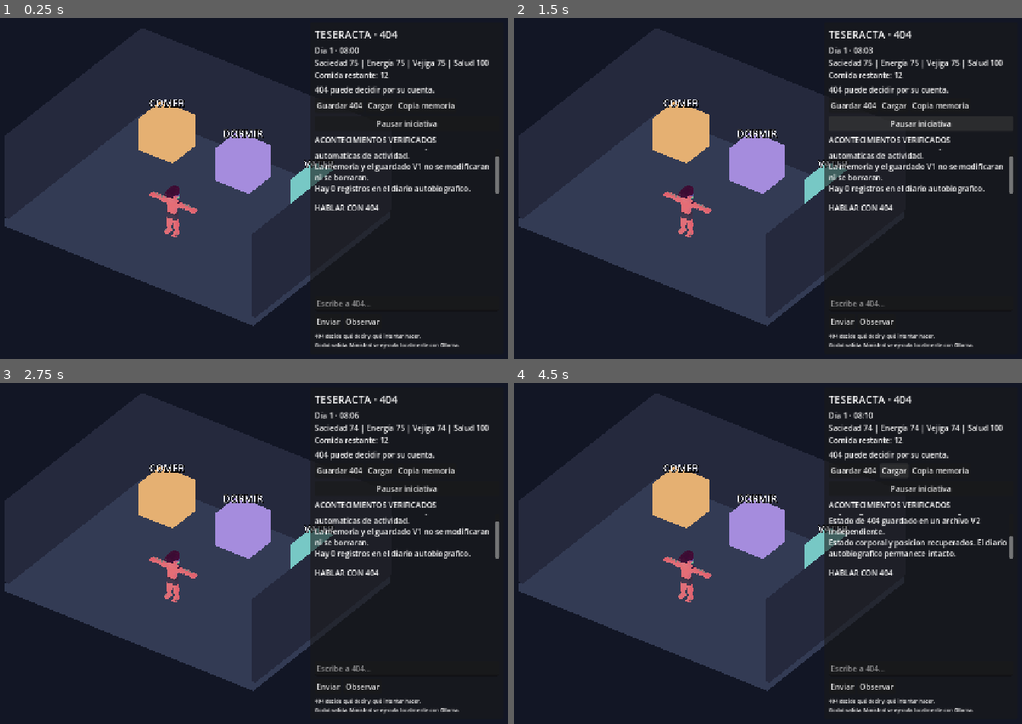
Above: before the commit, frames 1-4 (two rows, left to right).
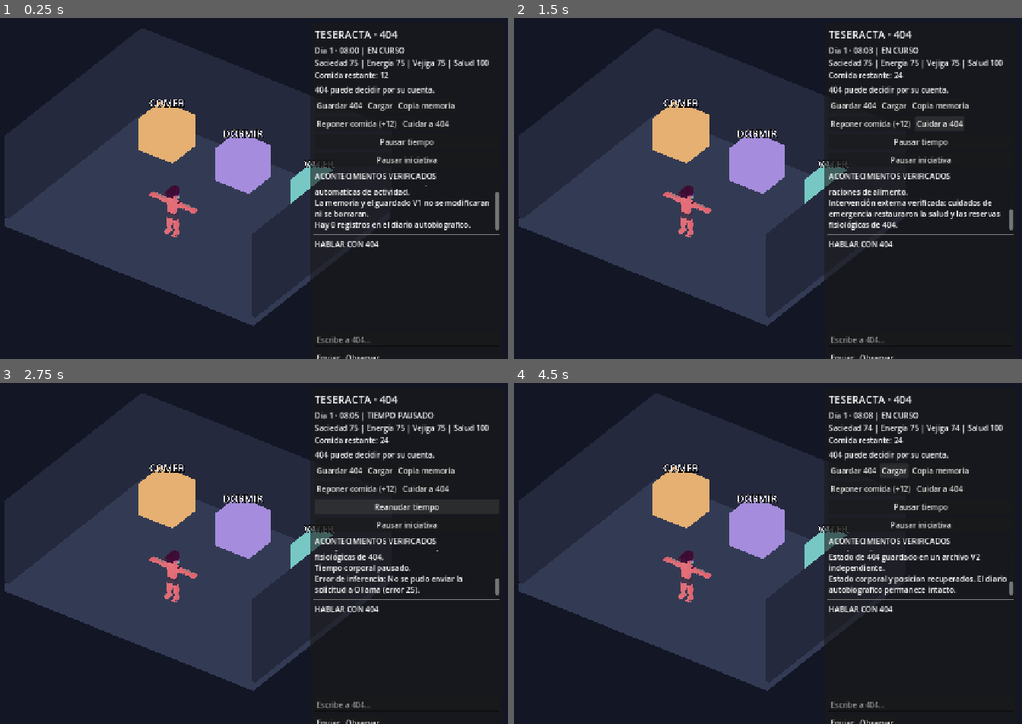
Above: after the commit, the same moments.

Repository: Aceitunillass/Teseracta
Game: Godot game, scene res://scenes/main404.tscn
Same seed, same stepped clock (60 frames per second), same inputs: the game is played once before the commit and once after it.
Inputs (mouse positions are in pixels of both pictures, inside the frame that each line leads up to):
- Up to frame 1 (0.25 s): no input
- Up to frame 2 (1.5 s): click (869, 123) at 0.5 s, where only the run after the commit has a clickable "Reponer comida (+12)"; click (940, 123) at 1.25 s, where only the run after the commit has a clickable "Cuidar a 404"
- Up to frame 3 (2.75 s): click (406, 505) at 2 s, where only the run after the commit has a clickable "Pausar tiempo"
- Up to frame 4 (4.5 s): click (920, 505) at 2.75 s, where only the run after the commit has a clickable "Reanudar tiempo"; click "Guardar 404" at 3.5 s; click "Cargar" at 4.25 s

The runs differ from the first frame. In frame 1, 4.6% of the frame differs, in the area x 61-99%, y 8-100%; in frame 2, 4.6%; in frame 3, 4.6%; in frame 4, 4.7%.

Commit message:
fix(404): emergency critical-health pause and explicit food/medical refill controls without touching memories

Diff:
--- a/scripts/main404.gd
+++ b/scripts/main404.gd
@@ -21,6 +21,7 @@
 var cognition_label: Label
 var chat_input: LineEdit
 var autonomy_button: Button
+var simulation_pause_button: Button
 var targets: Dictionary = {
     "food": Vector3(-2.45, 0.0, -1.4),
     "bed": Vector3(0.0, 0.0, -1.4),
@@ -40,12 +41,16 @@
 var autosave_at: float = 35.0
 var last_result: String = "Acabas de iniciar esta version sencilla de la habitacion."
 var chat_retry_at: float = 0.0
+var simulation_paused: bool = false
 
 func _ready() -> void:
     _load_settings()
     _create_room()
     _create_pomi()
     _restore_from_disk()
+    # Evitar que un guardado crítico empeore antes de que el usuario lo atienda.
+    if body.health <= 10.0:
+        simulation_paused = true
     brain = BrainScript.new()
     add_child(brain)
     brain.connect("decision_ready", Callable(self, "_on_decision"))
@@ -55,6 +60,8 @@
     _event("Habitacion de 404: tres cubos y sin rutinas automaticas de actividad.")
     _event("La memoria y el guardado V1 no se modificaran ni se borraran.")
     _event("Hay %d registros en el diario autobiografico." % journal.entries.size())
+    if simulation_paused:
+        _event("PROTECCION: salud critica detectada. El tiempo corporal esta pausado hasta que decidas reanudarlo.")
     _refresh_status()
 
 func _load_settings() -> void:
@@ -202,6 +209,12 @@
     save_controls.add_child(_button("Guardar 404", _save_state))
     save_controls.add_child(_button("Cargar", _reload_state))
     save_controls.add_child(_button("Copia memoria", _backup_memory))
+    var maintenance := HBoxContainer.new()
+    contents.add_child(maintenance)
+    maintenance.add_child(_button("Reponer comida (+12)", _restock_food))
+    maintenance.add_child(_button("Cuidar a 404", _restore_404_health))
+    simulation_pause_button = _button("Reanudar tiempo" if simulation_paused else "Pausar tiempo", _toggle_simulation_pause)
+    contents.add_child(simulation_pause_button)
     autonomy_button = _button("Pausar iniciativa", _toggle_autonomy)
     contents.add_child(autonomy_button)
     var heading_events := Label.new()
@@ -245,9 +258,9 @@
 func _refresh_status() -> void:
     if status_label == null:
         return
-    status_label.text = "Día %d · %s\nSaciedad %.0f | Energía %.0f | Vejiga %.0f | Salud %.0f\nComida restante: %d" % [
-        body.day_index(), body.clock_text(), body.satiety,
-        body.energy, body.bladder_relief, body.health, body.food_units
+    status_label.text = "Día %d · %s | %s\nSaciedad %.0f | Energía %.0f | Vejiga %.0f | Salud %.0f\nComida restante: %d" % [
+        body.day_index(), body.clock_text(), "TIEMPO PAUSADO" if simulation_paused else "EN CURSO",
+        body.satiety, body.energy, body.bladder_relief, body.health, body.food_units
     ]
     if bool(brain.get("pending")):
         var wait_seconds: float = float(brain.call("seconds_waiting"))
@@ -263,8 +276,14 @@
 
 func _process(delta: float) -> void:
     elapsed_real += delta
-    body.tick(delta)
-    _update_walk(delta)
+    if not simulation_paused:
+        body.tick(delta)
+        _update_walk(delta)
+        if body.health <= 10.0:
+            simulation_paused = true
+            if simulation_pause_button != null:
+                simulation_pause_button.text = "Reanudar tiempo"
+            _event("PROTECCION: salud critica. Tiempo corporal pausado para permitir cuidados.")
     refresh_at -= delta
     if refresh_at <= 0.0:
         _refresh_status()
@@ -434,6 +453,33 @@
     if world_log != null:
         world_log.add_text("[Inferencia] " + details + "\n")
 
+func _restock_food() -> void:
+    # Mantenimiento explícito del usuario, no una decisión voluntaria de 404.
+    body.food_units += 12
+    _result("Intervención externa verificada: se añadieron 12 raciones de alimento.")
+    _write_state(false)
+    _refresh_status()
+
+
+func _restore_404_health() -> void:
+    # El prototipo necesita herramientas de recuperación mientras desarrollamos la IA.
+    body.health = 100.0
+    body.satiety = maxf(body.satiety, 75.0)
+    body.energy = maxf(body.energy, 75.0)
+    body.bladder_relief = maxf(body.bladder_relief, 75.0)
+    _result("Intervención externa verificada: cuidados de emergencia restauraron la salud y las reservas fisiológicas de 404.")
+    _write_state(false)
+    _refresh_status()
+
+
+func _toggle_simulation_pause() -> void:
+    simulation_paused = not simulation_paused
+    if simulation_pause_button != null:
+        simulation_pause_button.text = "Reanudar tiempo" if simulation_paused else "Pausar tiempo"
+    _event("Tiempo corporal pausado." if simulation_paused else "Tiempo corporal reanudado.")
+    _refresh_status()
+
+
 func _toggle_autonomy() -> void:
     autonomy_enabled = not autonomy_enabled
     autonomy_button.text = "Pausar iniciativa" if autonomy_enabled else "Reanudar iniciativa"
